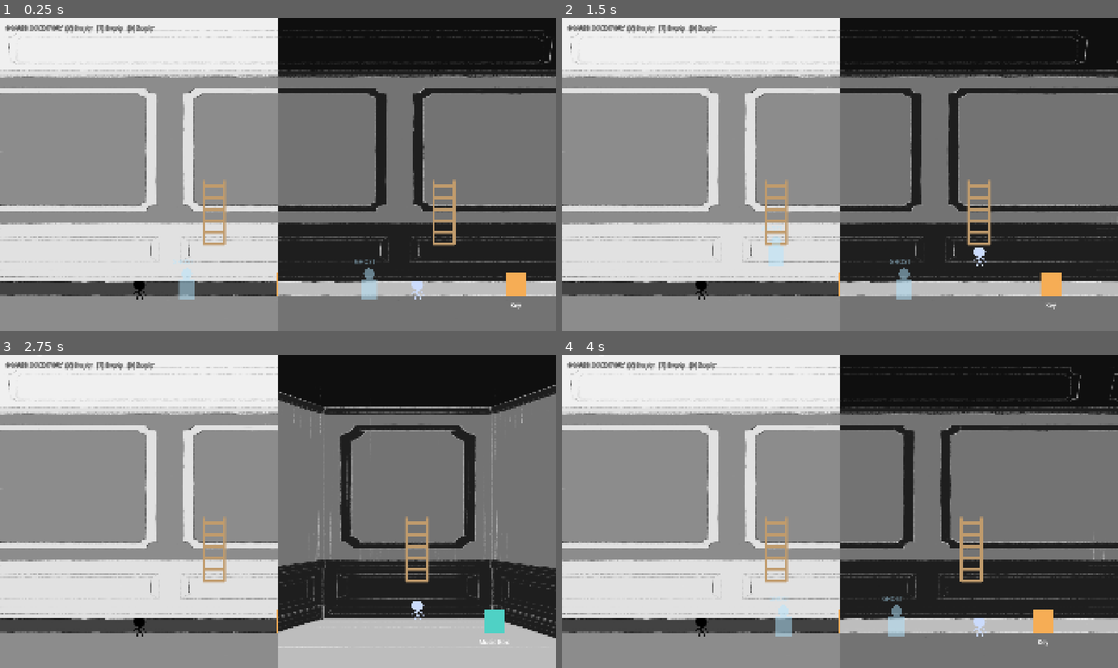
Above: before the commit, frames 1-4 (two rows, left to right).
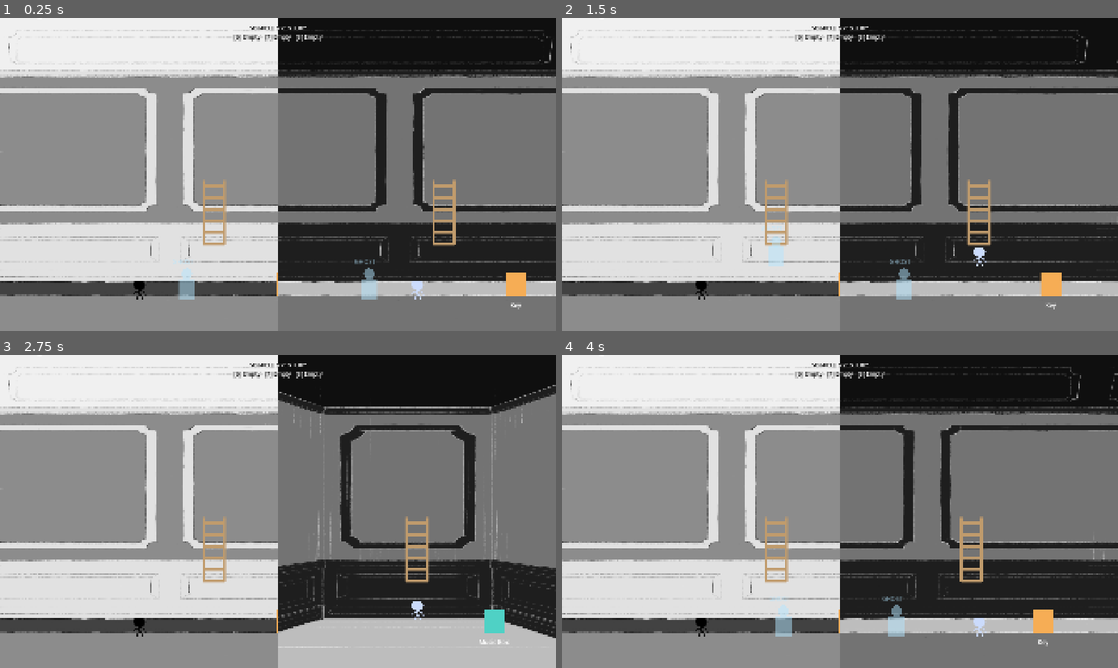
Above: after the commit, the same moments.

Repository: Clownpiece106/Robimy-dzem-2026
Game: Godot game, scene res://Globals/game.tscn
Two runs of this game, one before a commit and one after it. Both use one fixed random seed, a clock stepped at 60 frames per second and the inputs below.
Inputs:
- Up to frame 1 (0.25 s): no input
- Up to frame 2 (1.5 s): tap Enter (p2_interact) at 0.5, 1.35 s; tap E (p1_interact) at 0.6 s; tap Space at 1.25 s
- Up to frame 3 (2.75 s): tap Enter (p2_interact) at 2 s; tap Up (p2_move_background) at 2.1 s
- Up to frame 4 (4 s): tap Space at 2.75 s; tap Down (p2_move_foreground) at 2.85 s; tap Enter (p2_interact) at 3.5 s; tap Right (p2_move_right) at 3.6 s

The runs differ from the first frame. In frame 1, 0.7% of the frame differs, in the area x 0-59%, y 2-8%; in frame 2, 0.7%; in frame 3, 0.8%; in frame 4, 0.8%.

Commit message:
shared inventory center

Diff:
--- a/scenes/interaction_test.tscn
+++ b/scenes/interaction_test.tscn
@@ -69,7 +69,7 @@
 offset_bottom = 210.0
 theme_override_colors/font_color = Color(0.886275, 0.909804, 0.941176, 1)
 theme_override_font_sizes/font_size = 16
-text = "SHARED INVENTORY  [6] Empty   [7] Empty   [8] Empty"
+text = "SHARED INVENTORY\n[6] Empty   [7] Empty   [8] Empty"
 script = ExtResource("5_inventory")
 
 [node name="SplitSeparator" type="ColorRect" parent="Instructions" unique_id=2096509968]
--- a/scripts/mansion_game.gd
+++ b/scripts/mansion_game.gd
@@ -1,6 +1,7 @@
 extends Node2D
 
 const INVENTORY_LABEL := preload("res://scripts/shared_inventory_label.gd")
+const INVENTORY_TEXT_SHADER := preload("res://shaders/shared_inventory_text.gdshader")
 
 @onready var session: GameSession = $GameSession
 
@@ -28,10 +29,17 @@
 	add_child(hud)
 	var inventory := INVENTORY_LABEL.new()
 	hud.add_child(inventory)
-	inventory.position = Vector2(20, 20)
+	inventory.set_anchors_and_offsets_preset(Control.PRESET_TOP_WIDE)
+	inventory.position.y = 20.0
+	inventory.horizontal_alignment = HORIZONTAL_ALIGNMENT_CENTER
+	inventory.mouse_filter = Control.MOUSE_FILTER_IGNORE
 	inventory.add_theme_font_size_override("font_size", 20)
+	inventory.add_theme_color_override("font_color", Color.WHITE)
 	inventory.add_theme_color_override("font_outline_color", Color.BLACK)
 	inventory.add_theme_constant_override("outline_size", 6)
+	var text_material := ShaderMaterial.new()
+	text_material.shader = INVENTORY_TEXT_SHADER
+	inventory.material = text_material
 	inventory.configure(session)
 
 func _unhandled_input(event: InputEvent) -> void:
--- a/scripts/shared_inventory_label.gd
+++ b/scripts/shared_inventory_label.gd
@@ -10,4 +10,4 @@
 		var item: Dictionary = slots[slot_index]
 		var label := "Empty" if item.is_empty() else str(item.get("label", "Collectible"))
 		descriptions.append("[%d] %s" % [slot_index + 6, label])
-	text = "SHARED INVENTORY  %s" % "   ".join(descriptions)
+	text = "SHARED INVENTORY\n%s" % "   ".join(descriptions)
--- /dev/null
+++ b/shaders/shared_inventory_text.gdshader
@@ -0,0 +1,8 @@
+shader_type canvas_item;
+render_mode unshaded;
+
+void fragment() {
+	if (SCREEN_UV.x < 0.5) {
+		COLOR.rgb = vec3(1.0) - COLOR.rgb;
+	}
+}
Not shown, added: shaders/shared_inventory_text.gdshader.uid
